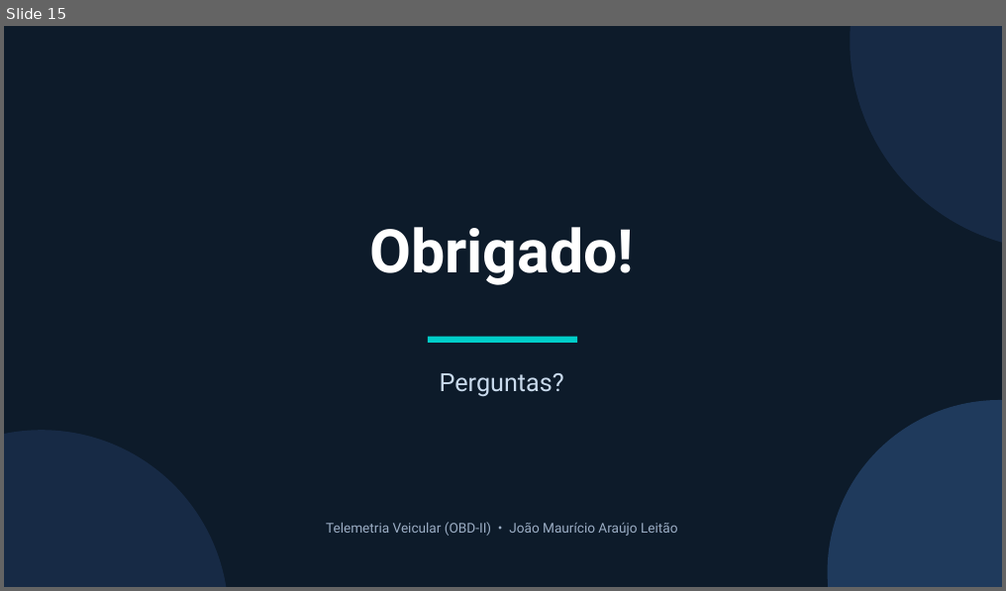
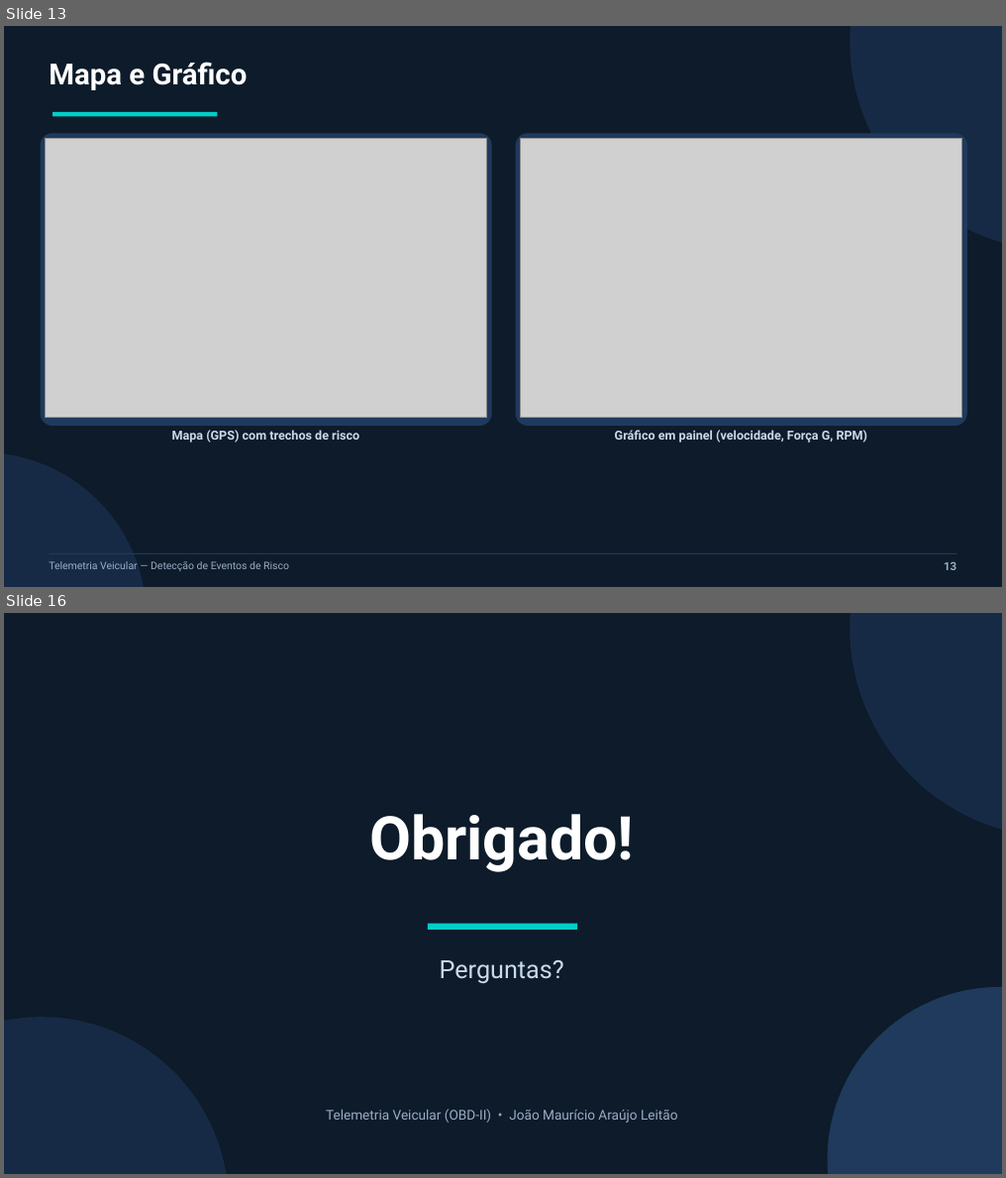
Before and after one commit to joaomauricio22/sensores-iot, a slide deck: apresentacao/slides_pav.pptx. Shown one above the other, each under a label of ours: slide 15 before the commit, slides 13 and 16 after it; the slides between them are not shown. The pictures are 1006x591 and 1006x1178 pixels, drawn with LibreOffice and Linux fonts; fonts in the diff are those of the drawing; grey boxes stand for pictures. Boxes give left, top, right and bottom in pixels: in the first picture for what was removed or moved away, otherwise in the second. Text is boxed around its words. In the diff, an @@ line names an element or a change of style, - is before the commit and + after.

Commit message:
Adiciona dashboard+score, mapa GPS, 6 classificações de risco, configurações ajustáveis, comparação de rotas e exportação CSV

```diff
--- a/apresentacao/slides_pav.pptx
+++ b/apresentacao/slides_pav.pptx
@@ slide 13 added at box(4, 26, 1002, 587), background #FFFFFF @@
@@ rectangle added at box(4, 26, 1002, 587), fill #0D1B2A @@
@@ ellipse added at box(849, 26, 1002, 251), fill #172A45 @@
@@ text added at box(49, 62, 248, 90), 28 pt, text #FFFFFF, bold @@
+Mapa e Gráfico
@@ rectangle added at box(53, 112, 218, 116), fill #00CEC9 @@
@@ rounded rectangle added at box(41, 134, 491, 426), fill #1F3A5C, outline #1F3A5C 1 pt @@
@@ picture added at box(46, 138, 487, 418) @@
@@ rounded rectangle added at box(516, 134, 966, 426), fill #1F3A5C, outline #1F3A5C 1 pt @@
@@ picture added at box(521, 138, 962, 418) @@
@@ text added at box(172, 430, 359, 443), 12 pt, text #C9DAEC, bold @@
+Mapa (GPS) com trechos de risco
@@ text added at box(615, 430, 868, 443), 12 pt, text #C9DAEC, bold @@
+Gráfico em painel (velocidade, Força G, RPM)
@@ ellipse added at box(4, 453, 147, 587), fill #172A45 @@
@@ rectangle added at box(49, 554, 957, 555), fill #1F3A5C @@
@@ text added at box(49, 562, 289, 571), 10 pt, text #9BADC4 @@
+Telemetria Veicular — Detecção de Eventos de Risco
@@ text added at box(944, 562, 956, 570), 11 pt, text #9BADC4, bold @@
+13
@@ what was slide 15 is now slide 16 @@
```
Also in this commit, not shown: 9 slides changed, 36 other files.
